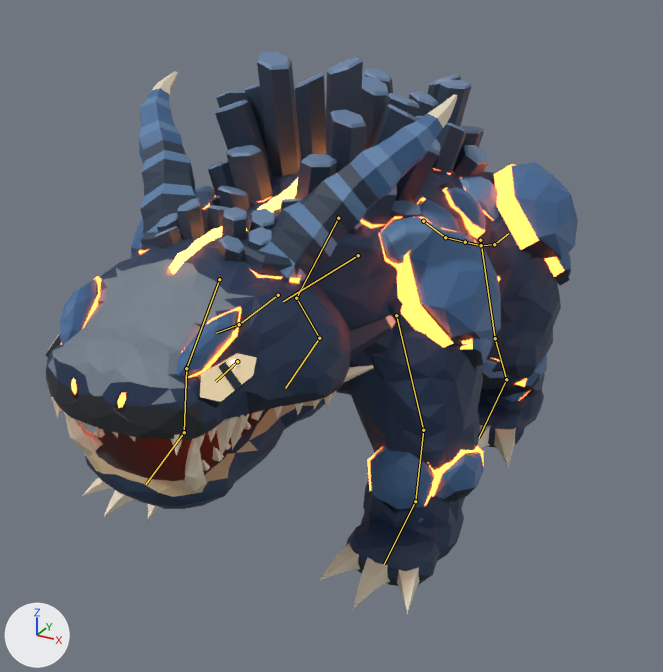
Renders of the glTF model aetherials/basaltor/modelos/Basaltor.glb from each side of a commit.
One viewpoint serves both versions: a camera (50 mm lens) standing at (2.23, -4.26, 2.81) and looking at (-0.24, 0.23, 0.57). Lighting does not change. The marker at lower left points along +X, +Y and +Z. The first picture is the older version. The bones that change, and the others that lie on the model, are drawn over the model as lines.

Names of what the first picture shows: 'Cabeza_glb', 'Cuello_glb', 'Mandibula_glb', 'PataDel_Der_Brazo_glb', 'PataDel_Der_Mano_glb', 'PataDel_Izq_Antebrazo_glb', 'PataDel_Izq_Brazo_glb', 'PataDel_Izq_Mano_glb', 'PataTra_Izq_Muslo_glb', 'PataTra_Izq_Pie_glb', 'PataTra_Izq_Pierna_glb', 'Torso_glb'.
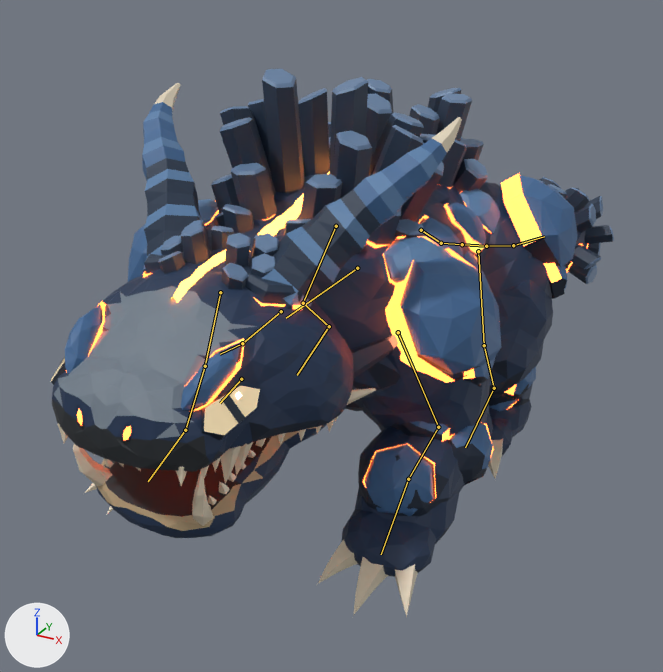
The newer file adds an action. The first version stands in its rest pose; the second is drawn at frame 4 of the action 'Caminar'.

Edits to the bpy script that builds the scene:
```text
Change bone_torso:
    where bone_torso = bpy.data.objects['Basaltor_Rig'].pose.bones['Torso']  # child of 'Raiz'
    bone_torso.location: (0.0, 0.0, 0.0) -> (0.0, 0.0, -0.073)
    bone_torso.rotation_quaternion: (1.0, 0.0, 0.0, 0.0) -> (1.0, -0.007, -0.012, 0.008)  # degrees (0, 0, 0) -> degrees (-1, -1, 1)
Change bone_cuello:
    where bone_cuello = bpy.data.objects['Basaltor_Rig'].pose.bones['Cuello']  # child of 'Torso'
    bone_cuello.rotation_quaternion: (1.0, 0.0, 0.0, 0.0) -> (-1.0, -0.003, -0.001, -0.007)  # degrees (0, 0, 0) -> degrees (0, 0, 1)
Change bone_cabeza:
    where bone_cabeza = bpy.data.objects['Basaltor_Rig'].pose.bones['Cabeza']  # child of 'Cuello'
    bone_cabeza.rotation_quaternion: (1.0, 0.0, 0.0, 0.0) -> (1.0, 0.012, -0.001, 0.004)  # degrees (0, 0, 0) -> degrees (1, 0, 0)
Change bone_mandibula:
    where bone_mandibula = bpy.data.objects['Basaltor_Rig'].pose.bones['Mandibula']  # child of 'Cabeza'
    bone_mandibula.rotation_quaternion: (1.0, 0.0, 0.0, 0.0) -> (0.999, 0.039, 0.0, 0.0)  # degrees (0, 0, 0) -> degrees (4, 0, 0)
Change bone_patadel_izq_brazo:
    where bone_patadel_izq_brazo = bpy.data.objects['Basaltor_Rig'].pose.bones['PataDel_Izq_Brazo']  # child of 'Torso'
    bone_patadel_izq_brazo.rotation_quaternion: (1.0, 0.0, 0.0, 0.0) -> (0.984, 0.154, 0.061, 0.066)  # degrees (0, 0, 0) -> degrees (18, 6, 9)
Change bone_patadel_izq_antebrazo:
    where bone_patadel_izq_antebrazo = bpy.data.objects['Basaltor_Rig'].pose.bones['PataDel_Izq_Antebrazo']  # child of 'PataDel_Izq_Brazo'
    bone_patadel_izq_antebrazo.rotation_quaternion: (1.0, 0.0, 0.0, 0.0) -> (0.729, -0.685, 0.0, 0.0)  # degrees (0, 0, 0) -> degrees (-86, 0, 0)
Change bone_patadel_izq_mano:
    where bone_patadel_izq_mano = bpy.data.objects['Basaltor_Rig'].pose.bones['PataDel_Izq_Mano']  # child of 'PataDel_Izq_Antebrazo'
    bone_patadel_izq_mano.rotation_quaternion: (1.0, 0.0, 0.0, 0.0) -> (0.736, 0.677, 0.0, 0.0)  # degrees (0, 0, 0) -> degrees (85, 0, 0)
Change bone_patatra_izq_muslo:
    where bone_patatra_izq_muslo = bpy.data.objects['Basaltor_Rig'].pose.bones['PataTra_Izq_Muslo']  # child of 'Torso'
    bone_patatra_izq_muslo.rotation_quaternion: (1.0, 0.0, 0.0, 0.0) -> (0.986, -0.136, -0.056, -0.074)  # degrees (0, 0, 0) -> degrees (-15, -7, -8)
Change bone_patatra_izq_pierna:
    where bone_patatra_izq_pierna = bpy.data.objects['Basaltor_Rig'].pose.bones['PataTra_Izq_Pierna']  # child of 'PataTra_Izq_Muslo'
    bone_patatra_izq_pierna.rotation_quaternion: (1.0, 0.0, 0.0, 0.0) -> (0.989, 0.145, 0.0, 0.0)  # degrees (0, 0, 0) -> degrees (17, 0, 0)
Change bone_patatra_izq_pie:
    where bone_patatra_izq_pie = bpy.data.objects['Basaltor_Rig'].pose.bones['PataTra_Izq_Pie']  # child of 'PataTra_Izq_Pierna'
    bone_patatra_izq_pie.rotation_quaternion: (1.0, 0.0, 0.0, 0.0) -> (1.0, 0.013, 0.0, 0.0)  # degrees (0, 0, 0) -> degrees (1, 0, 0)
Change bone_patadel_der_brazo:
    where bone_patadel_der_brazo = bpy.data.objects['Basaltor_Rig'].pose.bones['PataDel_Der_Brazo']  # child of 'Torso'
    bone_patadel_der_brazo.rotation_quaternion: (1.0, 0.0, 0.0, 0.0) -> (0.986, 0.145, -0.058, -0.062)  # degrees (0, 0, 0) -> degrees (17, -6, -8)
Change bone_patadel_der_antebrazo:
    where bone_patadel_der_antebrazo = bpy.data.objects['Basaltor_Rig'].pose.bones['PataDel_Der_Antebrazo']  # child of 'PataDel_Der_Brazo'
    bone_patadel_der_antebrazo.rotation_quaternion: (1.0, 0.0, 0.0, 0.0) -> (0.926, -0.379, 0.0, 0.0)  # degrees (0, 0, 0) -> degrees (-44, 0, 0)
Change bone_patadel_der_mano:
    where bone_patadel_der_mano = bpy.data.objects['Basaltor_Rig'].pose.bones['PataDel_Der_Mano']  # child of 'PataDel_Der_Antebrazo'
    bone_patadel_der_mano.rotation_quaternion: (1.0, 0.0, 0.0, 0.0) -> (0.977, 0.211, 0.0, 0.0)  # degrees (0, 0, 0) -> degrees (24, 0, 0)
Change bone_patatra_der_muslo:
    where bone_patatra_der_muslo = bpy.data.objects['Basaltor_Rig'].pose.bones['PataTra_Der_Muslo']  # child of 'Torso'
    bone_patatra_der_muslo.rotation_quaternion: (1.0, 0.0, 0.0, 0.0) -> (0.993, 0.096, -0.039, -0.052)  # degrees (0, 0, 0) -> degrees (11, -4, -6)
Change bone_patatra_der_pie:
    where bone_patatra_der_pie = bpy.data.objects['Basaltor_Rig'].pose.bones['PataTra_Der_Pie']  # child of 'PataTra_Der_Pierna'
    bone_patatra_der_pie.rotation_quaternion: (1.0, 0.0, 0.0, 0.0) -> (0.993, -0.118, 0.0, 0.0)  # degrees (0, 0, 0) -> degrees (-14, 0, 0)
Change bone_cola_1:
    where bone_cola_1 = bpy.data.objects['Basaltor_Rig'].pose.bones['Cola_1']  # child of 'Torso'
    bone_cola_1.rotation_quaternion: (1.0, 0.0, 0.0, 0.0) -> (-1.0, -0.01, 0.004, -0.007)  # degrees (0, 0, 0) -> degrees (1, 0, 1)
Change bone_cola_2:
    where bone_cola_2 = bpy.data.objects['Basaltor_Rig'].pose.bones['Cola_2']  # child of 'Cola_1'
    bone_cola_2.rotation_quaternion: (1.0, 0.0, 0.0, 0.0) -> (0.999, 0.01, 0.011, -0.03)  # degrees (0, 0, 0) -> degrees (1, 1, -3)
Change bone_cola_3:
    where bone_cola_3 = bpy.data.objects['Basaltor_Rig'].pose.bones['Cola_3']  # child of 'Cola_2'
    bone_cola_3.rotation_quaternion: (1.0, 0.0, 0.0, 0.0) -> (0.997, 0.007, 0.026, -0.073)  # degrees (0, 0, 0) -> degrees (1, 3, -8)
Change bone_cola_4:
    where bone_cola_4 = bpy.data.objects['Basaltor_Rig'].pose.bones['Cola_4']  # child of 'Cola_3'
    bone_cola_4.rotation_quaternion: (1.0, 0.0, 0.0, 0.0) -> (0.996, 0.003, 0.023, -0.092)  # degrees (0, 0, 0) -> degrees (0, 3, -11)
Change bone_cola_mazo:
    where bone_cola_mazo = bpy.data.objects['Basaltor_Rig'].pose.bones['Cola_Mazo']  # child of 'Cola_4'
    bone_cola_mazo.rotation_quaternion: (1.0, 0.0, 0.0, 0.0) -> (0.998, -0.003, 0.0, -0.059)  # degrees (0, 0, 0) -> degrees (0, 0, -7)
```

What differs and where, as boxes (x1, y1, x2, y2) in the pictures (663 x 672 px):
'Cabeza_glb', posed: before (45, 71, 457, 456); after (51, 83, 462, 486)
'Torso_glb', posed: before (195, 52, 501, 395); after (198, 69, 501, 411)
'PataDel_Izq_Brazo_glb', posed: before (348, 228, 501, 471); after (362, 248, 501, 437)
'Mandibula_glb', posed: before (64, 398, 325, 509); after (73, 424, 327, 538)
'PataTra_Izq_Muslo_glb', posed: before (480, 162, 578, 390); after (479, 174, 578, 394)
'PataDel_Izq_Mano_glb', posed: before (318, 509, 464, 614); after (318, 444, 460, 617)
'PataDel_Izq_Antebrazo_glb', posed (12% wider, 12% shorter): before (363, 413, 484, 530); after (358, 413, 494, 516)
'PataTra_Izq_Pie_glb', posed: before (477, 390, 544, 466); after (488, 399, 532, 479)
'Cola_Mazo_glb', posed (not visible before): after (536, 177, 614, 284)
'PataTra_Izq_Pierna_glb', posed: before (481, 355, 547, 398); after (488, 367, 536, 407)
'Cuello_glb', posed: before (218, 185, 303, 213); after (222, 204, 311, 237)
'PataDel_Der_Brazo_glb', posed: before (131, 218, 143, 258); after (128, 225, 147, 282)
'PataDel_Der_Mano_glb', posed (mostly hidden afterwards): before (81, 477, 159, 520); after (85, 483, 113, 515)
bone 'Torso', root to tip: before (358, 255) to (283, 301); after (357, 268) to (286, 318)
bone 'Cuello', root to tip: before (278, 295) to (239, 324); after (281, 311) to (242, 343)
bone 'Cabeza', root to tip: before (239, 324) to (216, 333); after (242, 343) to (220, 354)
bone 'Mandibula', root to tip: before (237, 361) to (215, 381); after (241, 379) to (220, 403)
bone 'PataDel_Izq_Brazo', root to tip: before (396, 315) to (423, 430); after (398, 332) to (438, 427)
bone 'PataDel_Izq_Antebrazo', root to tip: before (423, 430) to (415, 501); after (438, 427) to (408, 479)
bone 'PataDel_Izq_Mano', root to tip: before (415, 501) to (384, 564); after (408, 479) to (381, 554)
bone 'PataTra_Izq_Muslo', root to tip: before (480, 240) to (495, 338); after (478, 251) to (484, 345)
bone 'PataTra_Izq_Pierna', root to tip: before (495, 338) to (506, 379); after (484, 345) to (494, 388)
bone 'PataTra_Izq_Pie', root to tip: before (506, 379) to (479, 437); after (494, 388) to (465, 447)
bone 'PataDel_Der_Brazo', root to tip: before (219, 279) to (186, 368); after (220, 292) to (205, 366)
bone 'PataDel_Der_Antebrazo', root to tip: before (186, 368) to (184, 432); after (205, 366) to (185, 430)
bone 'PataDel_Der_Mano', root to tip: before (184, 432) to (146, 484); after (185, 430) to (148, 481)
bone 'PataTra_Der_Muslo', root to tip: before (338, 218) to (296, 298); after (336, 226) to (303, 303)
bone 'PataTra_Der_Pie', root to tip: before (319, 338) to (285, 388); after (329, 326) to (297, 375)
bone 'Cola_1', root to tip: before (423, 221) to (445, 237); after (421, 230) to (441, 243)
bone 'Cola_2', root to tip: before (445, 237) to (465, 242); after (441, 243) to (462, 244)
bone 'Cola_3', root to tip: before (465, 242) to (481, 245); after (462, 244) to (486, 246)
bone 'Cola_4', root to tip: before (481, 245) to (494, 244); after (486, 246) to (513, 245)
bone 'Cola_Mazo', root to tip: before (494, 244) to (508, 233); after (513, 245) to (544, 236)
